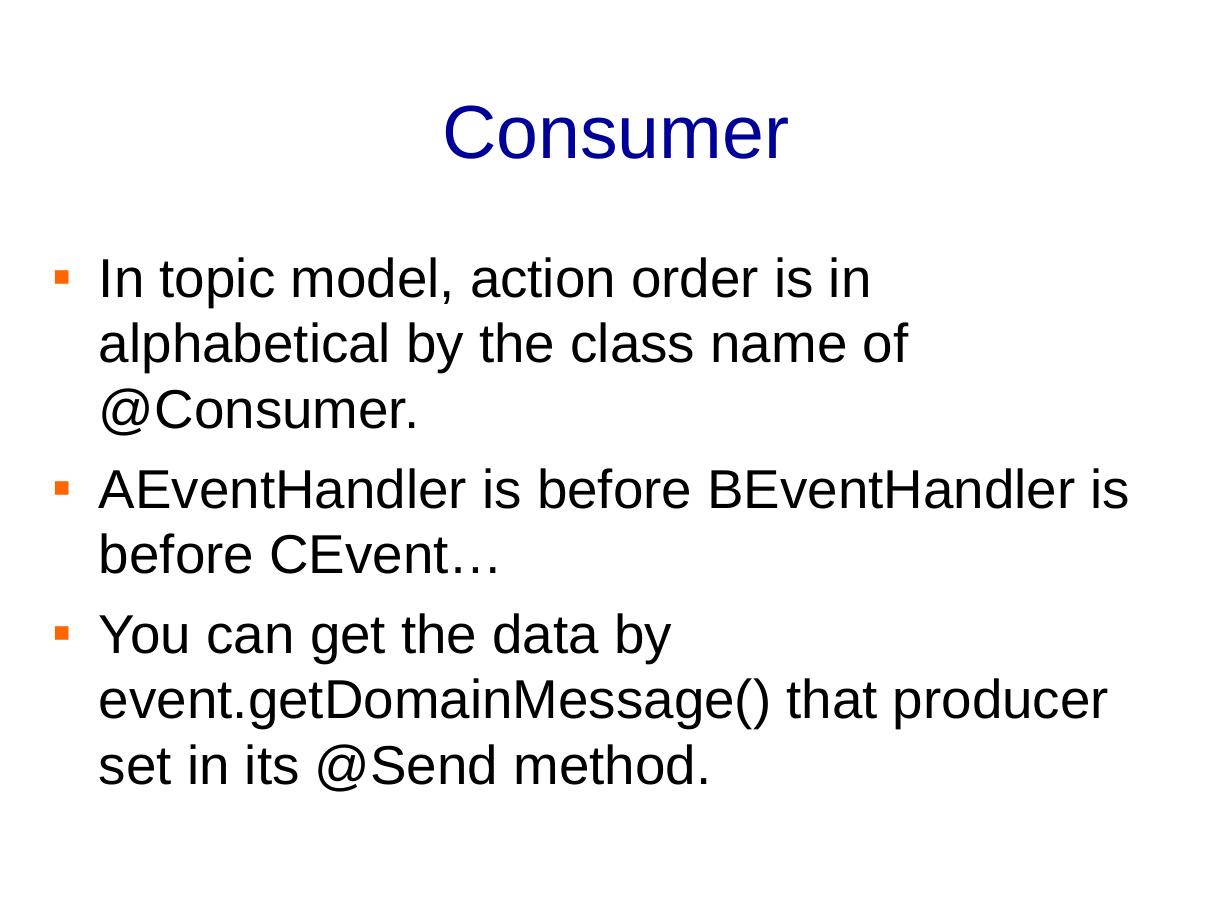
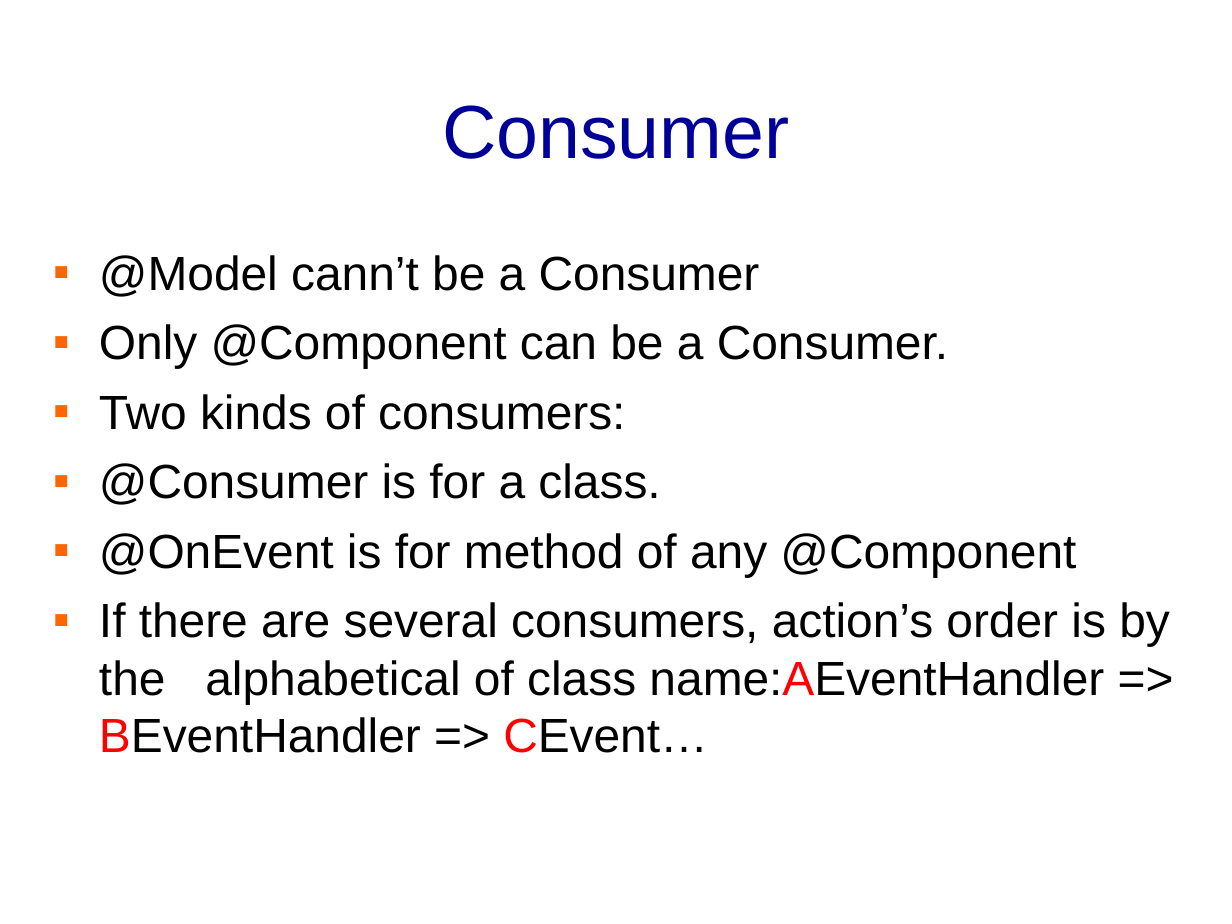
Before and after one commit to banq/banq.github.io, a slide deck: slide 25 of JdonFramework.ppt (slide 22 before the commit). Drawn at 1232x924 pixels with LibreOffice and Linux fonts; fonts in the diff are those of the drawing; background and template pictures are left out. Boxes give left, top, right and bottom in pixels: in the first picture for what was removed or moved away, otherwise in the second. Text is boxed around its words. In the diff, an @@ line names an element or a change of style, - is before the commit and + after.

```diff
--- a/JdonFramework.ppt
+++ b/JdonFramework.ppt
@@ text at [99,255,1170,753]: text changed; size 32 to 28 pt @@
-▪ In topic model, action order is in alphabetical by the class name of @Consumer.
-▪ AEventHandler is before BEventHandler is before CEvent…
-▪ You can get the data by event.getDomainMessage() that producer set in its @Send method.
+▪ @Model cann’t be a Consumer
+▪ Only @Component can be a Consumer.
+▪ Two kinds of consumers:
+▪ @Consumer is for a class.
+▪ @OnEvent is for method of any @Component
+▪ If there are several consumers, action’s order is by the alphabetical of class name:AEventHandler => BEventHandler => CEvent…
```
Also in this commit, not shown: 22 other slides changed, 8 slides added, 17 slides removed.
